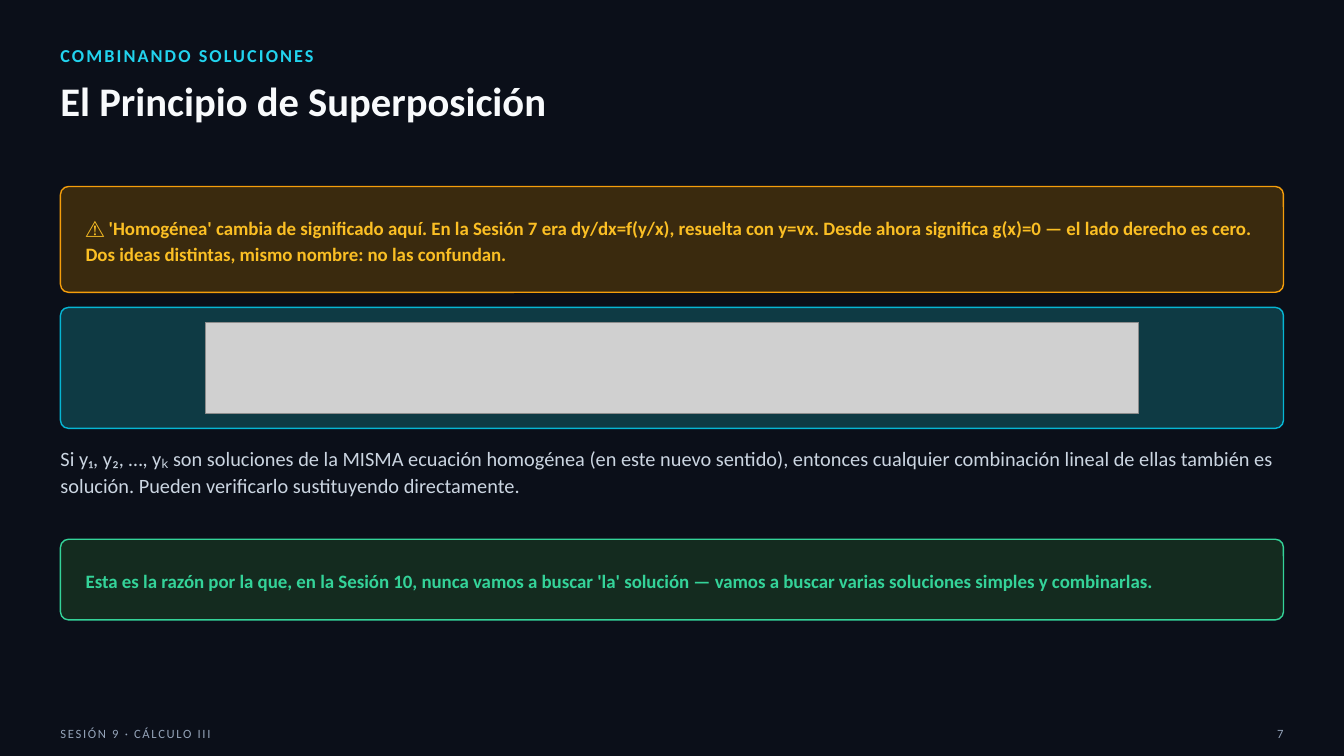
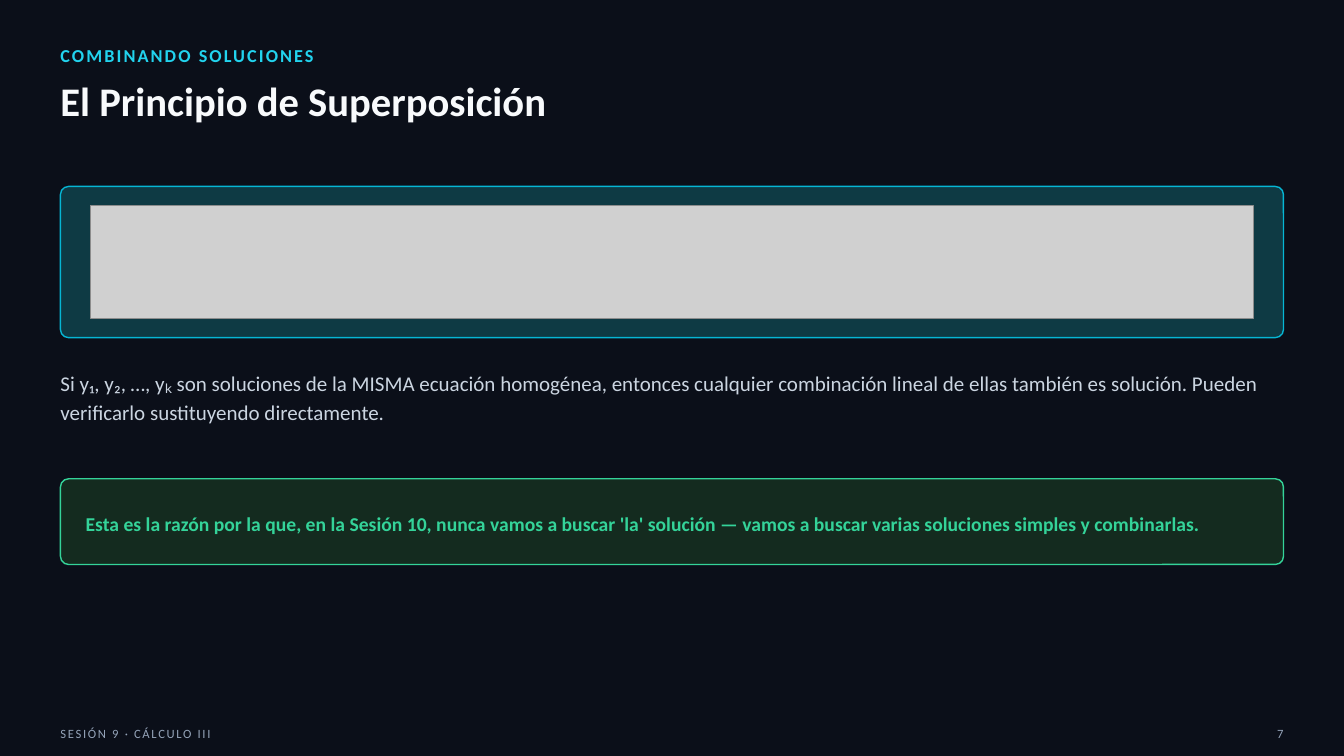
Before and after one commit to SernaEd/FirmsSimulationClass, a slide deck: slide 7 of sesion9/Sesion9_Teoria_Preliminar.pptx. Drawn at 1344x756 pixels with LibreOffice and Linux fonts; fonts in the diff are those of the drawing; grey boxes stand for pictures. Boxes give left, top, right and bottom in pixels: in the first picture for what was removed or moved away, otherwise in the second. Text is boxed around its words. In the diff, an @@ line names an element or a change of style, - is before the commit and + after.

```diff
--- a/sesion9/Sesion9_Teoria_Preliminar.pptx
+++ b/sesion9/Sesion9_Teoria_Preliminar.pptx
@@ rounded rectangle at bbox=[60, 187, 1284, 338]: proportions changed @@
@@ rounded rectangle: place and size @@
-rounded rectangle at bbox=[60, 308, 1284, 429]
+rounded rectangle at bbox=[60, 187, 1284, 338]
@@ rounded rectangle removed at bbox=[60, 187, 1284, 292] @@
@@ picture: place and size @@
-picture at bbox=[206, 323, 1139, 413]
+picture at bbox=[91, 206, 1253, 319]
@@ text removed at bbox=[86, 221, 1251, 264] @@
-⚠ 'Homogénea' cambia de significado aquí. En la Sesión 7 era dy/dx=f(y/x), resuelta con y=vx. Desde ahora significa g(x)=0 — el lado derecho es cero. Dos ideas distintas, mismo nombre: no las confundan.
@@ text at bbox=[60, 376, 1257, 424]: text changed; size 14.5 to 15 pt @@
-Si y₁, y₂, …, yₖ son soluciones de la MISMA ecuación homogénea (en este nuevo sentido), entonces cualquier combinación lineal de ellas también es solución. Pueden verificarlo sustituyendo directamente.
+Si y₁, y₂, …, yₖ son soluciones de la MISMA ecuación homogénea, entonces cualquier combinación lineal de ellas también es solución. Pueden verificarlo sustituyendo directamente.
@@ rounded rectangle: place and size @@
-rounded rectangle at bbox=[60, 539, 1284, 620]
+rounded rectangle at bbox=[60, 479, 1284, 565]
@@ rounded rectangle at bbox=[60, 479, 1284, 565]: proportions changed @@
@@ text "Esta es la razón por ...": place and size @@
-text "Esta es la razón por ..." at bbox=[86, 574, 1152, 591]
+text "Esta es la razón por ..." at bbox=[86, 517, 1199, 534]
@@ text "Esta es la razón por ..." at bbox=[86, 517, 1199, 534]: size 13.5 to 14 pt @@
```
Also in this commit, not shown: 1 other slide changed, 2 other files.
